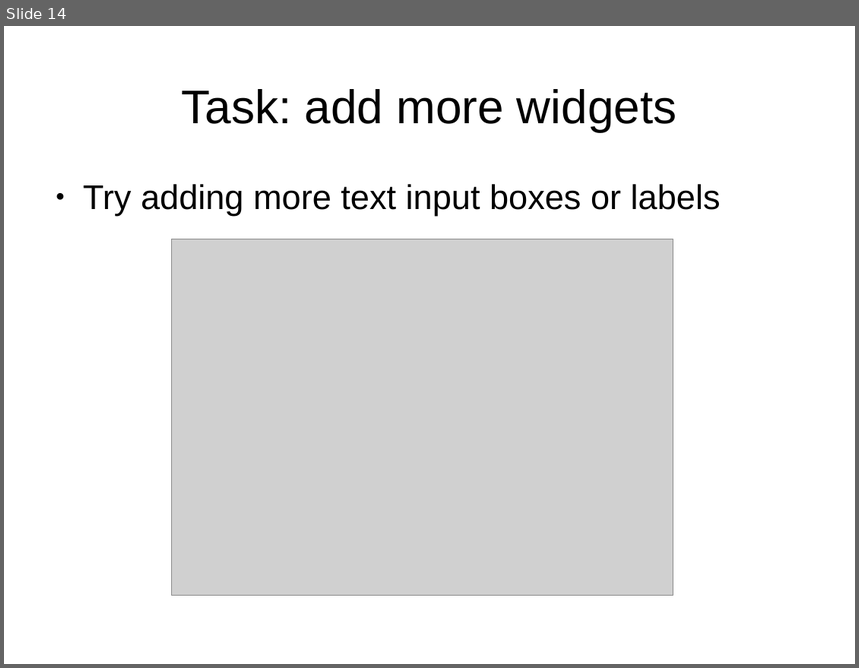
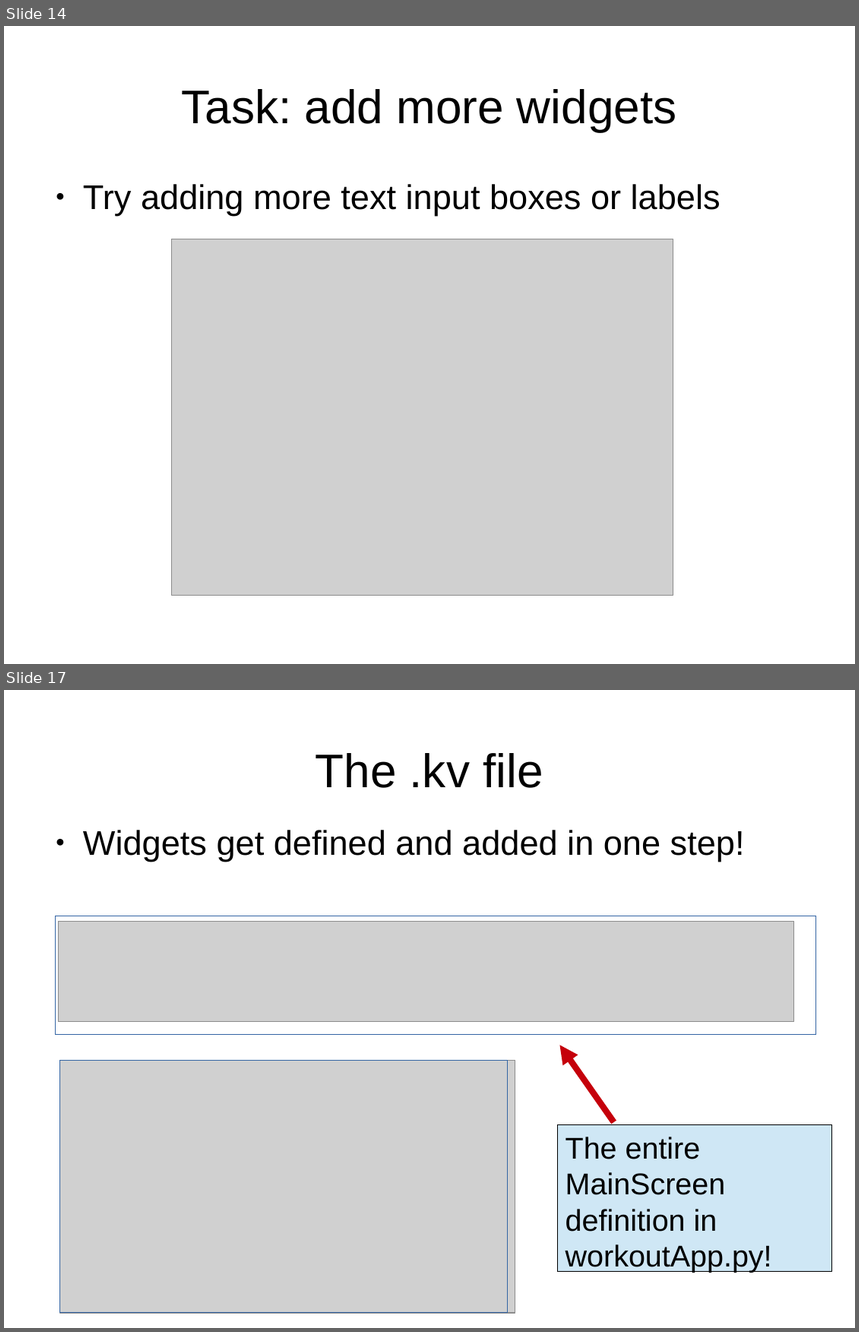
Before and after one commit to adasilva/intro_kivy, a slide deck: intro_kivy.odp. Shown one above the other, each under a label of ours: slide 14 before the commit, slides 14 and 17 after it; the slides between them are not shown. The pictures are 859x668 and 859x1332 pixels, drawn with LibreOffice and Linux fonts; fonts in the diff are those of the drawing; grey boxes stand for pictures. Boxes give left, top, right and bottom in pixels: in the first picture for what was removed or moved away, otherwise in the second. Text is boxed around its words. In the diff, an @@ line names an element or a change of style, - is before the commit and + after.

```diff
--- a/intro_kivy.odp
+++ b/intro_kivy.odp
@@ slide 17 added at (4, 690, 855, 1328), background #FFFFFF @@
@@ title added at (316, 753, 543, 788), 44 pt, text #000000 @@
+The .kv file
@@ text added at (83, 830, 745, 862), 32 pt, text #000000 @@
+● Widgets get defined and added in one step!
@@ rectangle added at (56, 916, 816, 1034), outline #3465A4 0 pt @@
@@ picture added at (58, 922, 794, 1022) @@
@@ arrow added from (614, 1122) to (560, 1046), #C5000B 5.75 pt @@
@@ picture added at (60, 1061, 515, 1313) @@
@@ rectangle added at (60, 1061, 508, 1313), outline #3465A4 0 pt @@
@@ rectangle added at (558, 1125, 832, 1272), fill #CFE7F5, outline #000000 0 pt @@
@@ text added at (566, 1137, 772, 1273), 28 pt, text #000000 @@
+The entire MainScreen definition in workoutApp.py!
```
Also in this commit, not shown: 7 other slides added, 1 slide removed, 2 other files.
